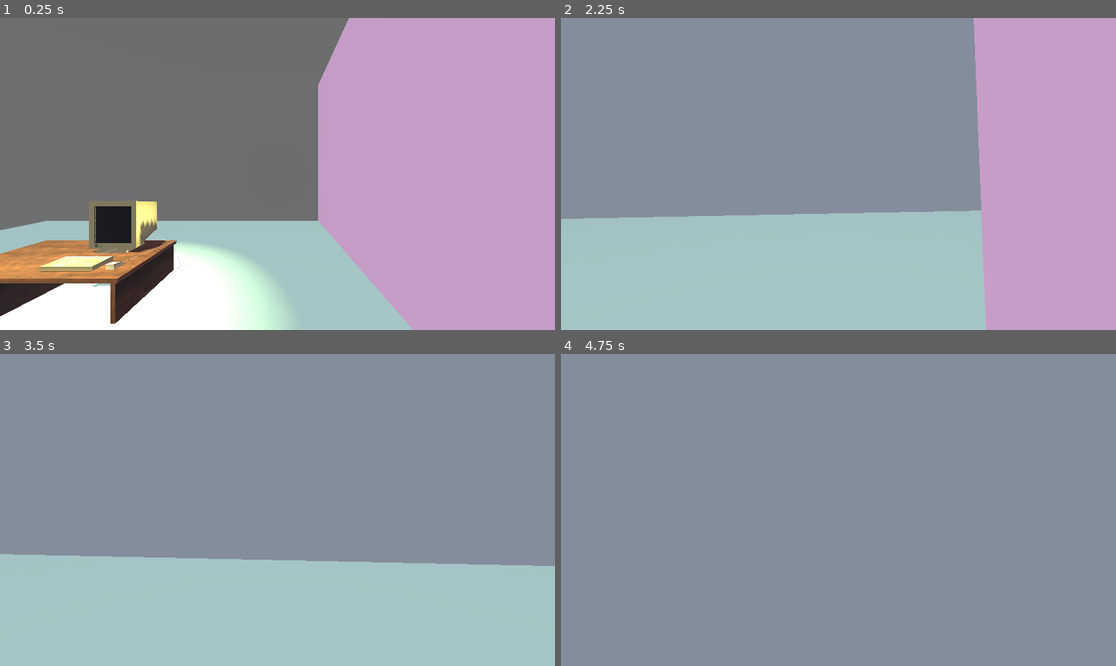
Above: before the commit, frames 1-4 (two rows, left to right).
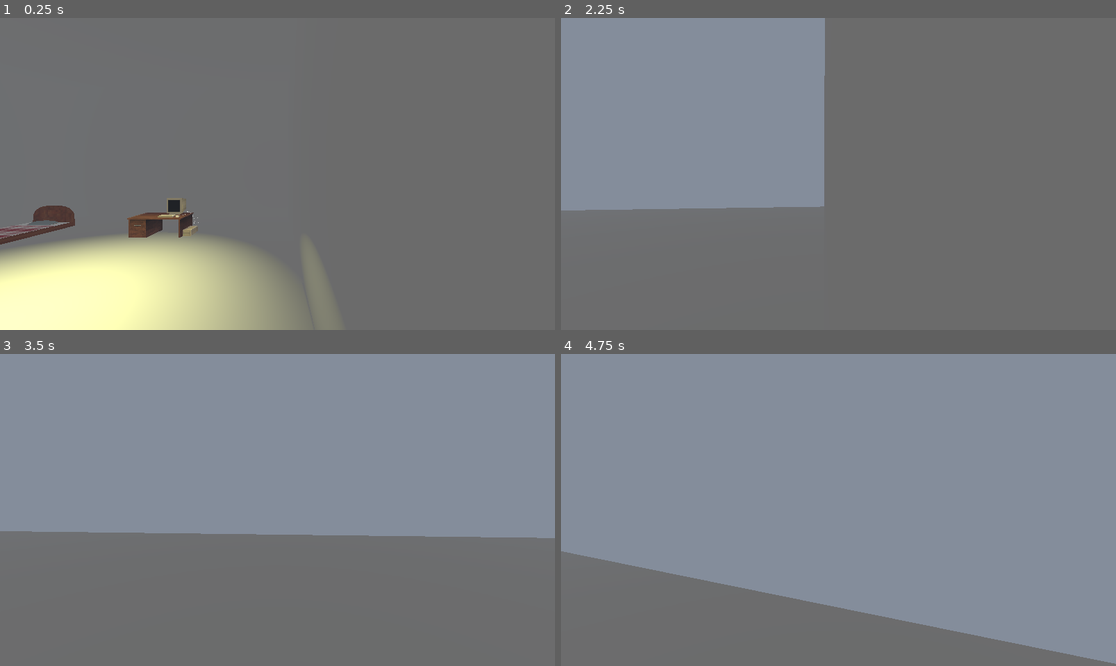
Above: after the commit, the same moments.

Repository: SimonKyselica/still-human
Game: Godot game, scene res://Main.tscn
Two runs of this game, one before a commit and one after it. Both use one fixed random seed, a clock stepped at 60 frames per second and the inputs below.
Inputs (mouse positions are in pixels of both pictures, inside the frame that each line leads up to):
- Up to frame 1 (0.25 s): no input
- Up to frame 2 (2.25 s): move the mouse to (866, 174) at 0.52 s; hold E (interact) 0.53-1.28 s; hold W (move_forward) from 0.53 s (still down); move the mouse to (810, 174) at 1.27 s; tap E (interact) at 1.35 s; move the mouse to (849, 167) at 2.02 s; hold E (interact) from 2.03 s (still down)
- Up to frame 3 (3.5 s): keep holding W (move_forward); move the mouse to (271, 516) at 2.77 s; release E (interact) at 2.78 s; tap E (interact) at 2.85 s
- Up to frame 4 (4.75 s): keep holding W (move_forward); move the mouse to (877, 513) at 3.52 s; hold E (interact) 3.53-4.28 s; move the mouse to (794, 506) at 4.27 s; tap E (interact) at 4.35 s

The runs differ from the first frame. In frame 1, 63% of the frame differs, in the area x 0-100%, y 0-100%; in frame 2, 71%; in frame 3, 42%; in frame 4, 19%.

Commit message:
Add textured chair and telephone assets and update Main scene

Diff:
--- a/Main.tscn
+++ b/Main.tscn
@@ -2,15 +2,13 @@
 
 [ext_resource type="Script" uid="uid://bw3yxqwyfj1e2" path="res://game_man.gd" id="1_cm0pq"]
 [ext_resource type="PackedScene" uid="uid://8ltr7e0apt5i" path="res://Player/Player.tscn" id="1_glv2v"]
+[ext_resource type="Material" uid="uid://didf3htgk6c6d" path="res://Assets/textures/PLANKS036B/Planks036B_1K-JPG.tres" id="2_lgr22"]
 [ext_resource type="PackedScene" uid="uid://qgdt0i15jqci" path="res://Interactibles/Bed/Bed.tscn" id="4_cm0pq"]
 [ext_resource type="PackedScene" uid="uid://c8tgtaf44igvf" path="res://UI/Hud.tscn" id="4_fos0i"]
+[ext_resource type="Material" uid="uid://ckwc5f8e4ulru" path="res://Assets/textures/pantedPlaster/PaintedPlaster004_1K-JPG.tres" id="4_lgr22"]
+[ext_resource type="Material" path="res://Assets/textures/PLASTER018/PaintedPlaster018_1K-JPG.tres" id="4_trn2v"]
 [ext_resource type="PackedScene" uid="uid://de08tsvquut60" path="res://Assets/Full Setup/full_setup.tscn" id="5_fos0i"]
-
-[sub_resource type="StandardMaterial3D" id="StandardMaterial3D_r0du0"]
-albedo_color = Color(0.8352941, 1, 1, 1)
-
-[sub_resource type="StandardMaterial3D" id="StandardMaterial3D_uu6xs"]
-albedo_color = Color(1, 0.7921569, 1, 1)
+[ext_resource type="Material" uid="uid://d1c443hmtvwdy" path="res://Assets/textures/PLASTER006/Plaster006_1K-JPG.tres" id="6_03owx"]
 
 [sub_resource type="Environment" id="Environment_u8lrn"]
 background_energy_multiplier = 7.8
@@ -22,10 +20,10 @@
 script = ExtResource("1_cm0pq")
 
 [node name="CSGBox3D" type="CSGBox3D" parent="." unique_id=1590479289]
-transform = Transform3D(1, 0, 0, 0, 1, 0, 0, 0, 1, -5, 0, -5)
+transform = Transform3D(1, 0, 0, 0, 1, 0, 0, 0, 1, -5.9097605, 0.26559496, -8.813041)
 use_collision = true
 size = Vector3(35, 1, 29)
-material = SubResource("StandardMaterial3D_r0du0")
+material = ExtResource("2_lgr22")
 
 [node name="Player" parent="." unique_id=2097612105 instance=ExtResource("1_glv2v")]
 transform = Transform3D(1, 0, 0, 0, 1, 0, 0, 0, 1, 0, 2, 0)
@@ -35,19 +33,22 @@
 [node name="CSGBox3D" type="CSGBox3D" parent="Room" unique_id=1381097828]
 transform = Transform3D(1, 0, 0, 0, 1, 0, 0, 0, 1, -4, 3, 3)
 size = Vector3(13, 5, 1)
+material = ExtResource("4_trn2v")
 
 [node name="CSGBox3D2" type="CSGBox3D" parent="Room" unique_id=1581061549]
 transform = Transform3D(1, 0, 0, 0, 1, 0, 0, 0, 1, -4, 3, -8)
 size = Vector3(13, 5, 1)
+material = ExtResource("4_lgr22")
 
 [node name="CSGBox3D3" type="CSGBox3D" parent="Room" unique_id=1553640788]
 transform = Transform3D(-4.371139e-08, 0, 1, 0, 1, 0, -1, 0, -4.371139e-08, -9, 3, -3)
 size = Vector3(13, 5, 1)
+material = ExtResource("4_trn2v")
 
 [node name="CSGBox3D4" type="CSGBox3D" parent="Room" unique_id=1392032855]
-transform = Transform3D(-4.371139e-08, 0, 1, 0, 1, 0, -1, 0, -4.371139e-08, 2, 3, -3)
+transform = Transform3D(-4.371139e-08, 0, 1, 0, 1, 0, -1, 0, -4.371139e-08, 0.8733072, 2.9931667, -3.499506)
 size = Vector3(13, 5, 1)
-material = SubResource("StandardMaterial3D_uu6xs")
+material = ExtResource("6_03owx")
 
 [node name="CSGBox3D5" type="CSGBox3D" parent="Room" unique_id=813115197]
 transform = Transform3D(1.9106855e-15, -1, -4.371139e-08, -4.371139e-08, -4.371139e-08, 1, -1, 0, -4.371139e-08, -3.5, 6, -3)
@@ -68,7 +69,7 @@
 [node name="HUD" parent="." unique_id=1552023239 instance=ExtResource("4_fos0i")]
 
 [node name="bed" parent="." unique_id=678918744 instance=ExtResource("4_cm0pq")]
-transform = Transform3D(1, 0, 0, 0, 1, 0, 0, 0, 1, -5.1011376, 0.8012897, -0.6814828)
+transform = Transform3D(1, 0, 0, 0, 1, 0, 0, 0, 1, -6.6895027, 0.8012897, -5.0568824)
 
 [node name="full_setup" parent="." unique_id=717901305 instance=ExtResource("5_fos0i")]
-transform = Transform3D(1.8, 0, 0, 0, 1.8, 0, 0, 0, 1.8, -3, 1, -3)
+transform = Transform3D(1, 0, 0, 0, 1, 0, 0, 0, 1, -3, 1.2296809, -5.3110704)
Not shown, added: Assets/chair.glb.import
Binary file added: Assets/chair_chir_texture_uv.png
Not shown, added: Assets/chair_chir_texture_uv.png.import
Not shown, added: Assets/telephone.glb.import
Binary file added: Assets/telephone_Rotary_dial_uv_texture.png
Not shown, added: Assets/telephone_Rotary_dial_uv_texture.png.import
Binary file added: Assets/telephone_telpephone_uv_texturing.png
Not shown, added: Assets/telephone_telpephone_uv_texturing.png.import
Not shown, added: sfx/u_vr5icvkppa-nature-ambience-323729.mp3.import
Not shown, removed: Assets/textures/Fabric029_1K-JPG.zip
Not shown, added: sfx/u_vr5icvkppa-nature-ambience-323729.mp3
